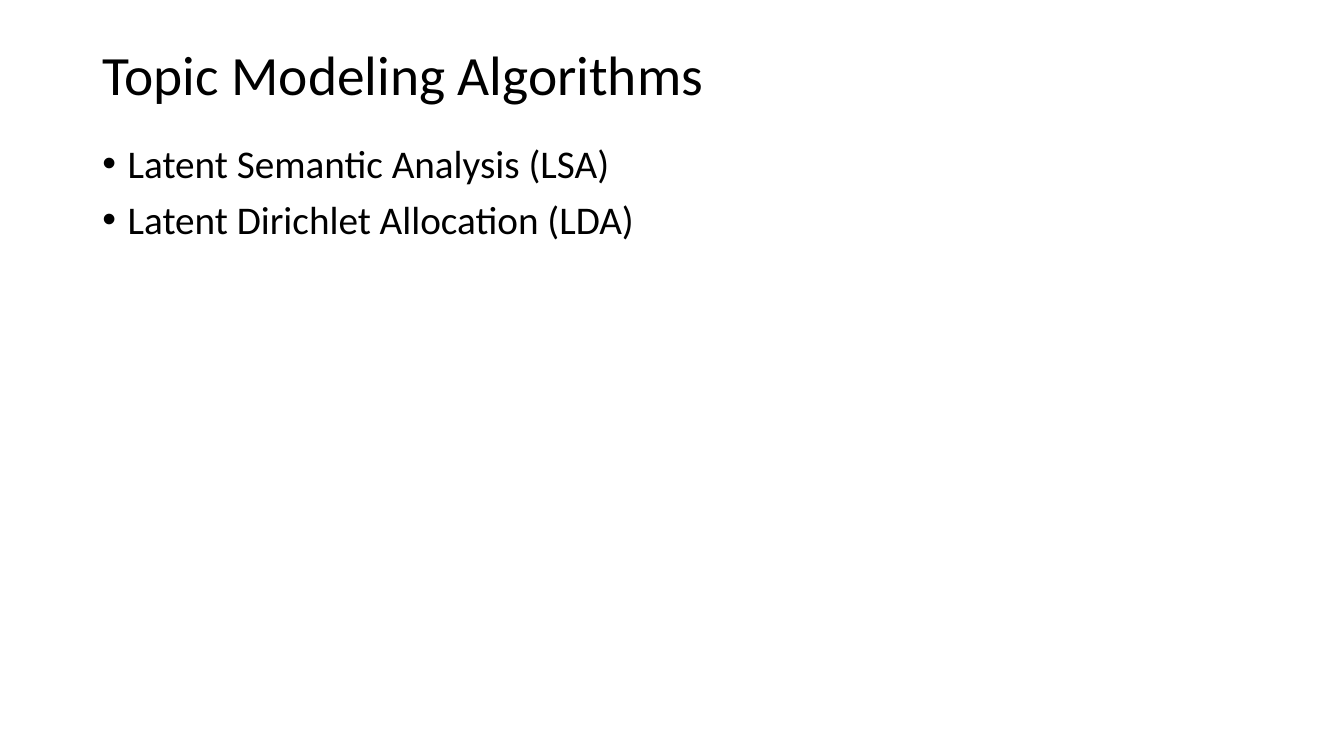
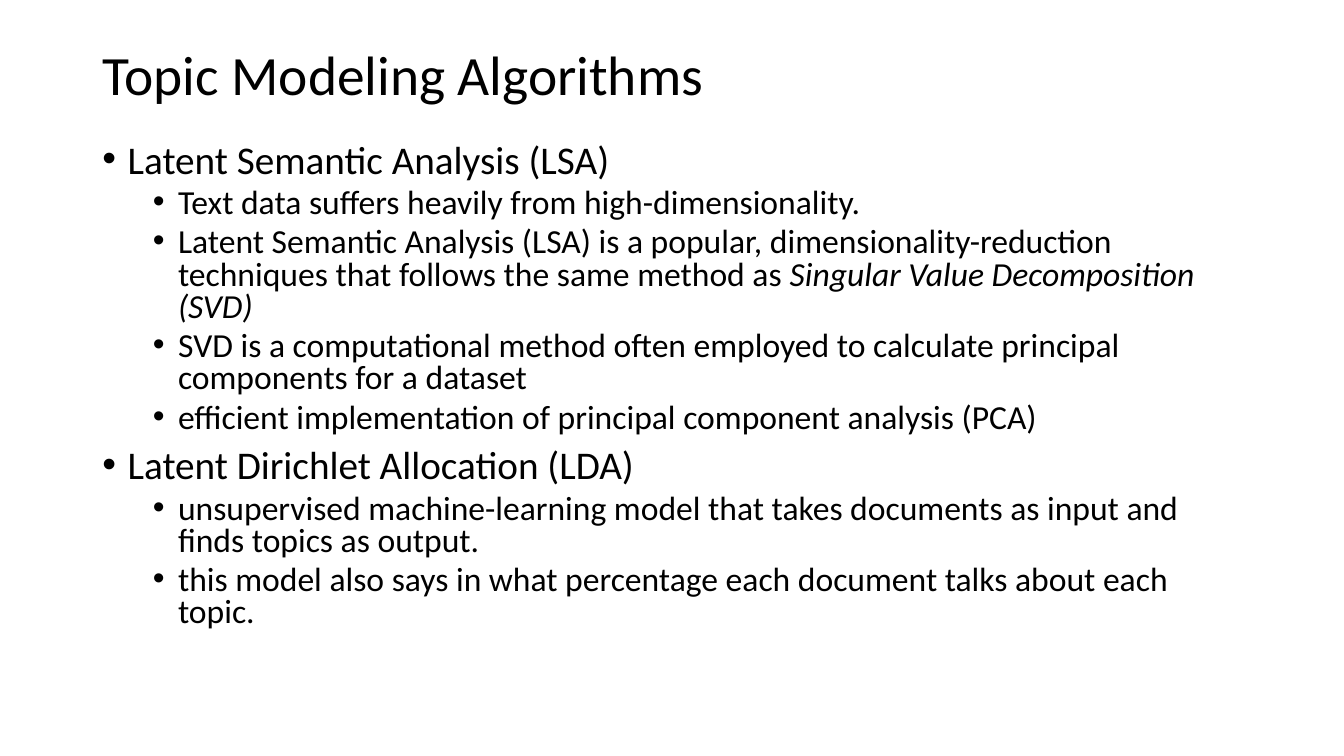
Before and after one commit to antongeorgescu/machine-learning-documentation, a slide deck: slide 20 of Natural Language Processing - Presentation.pptx (slide 16 before the commit). Drawn at 1344x756 pixels with LibreOffice and Linux fonts; fonts in the diff are those of the drawing. Boxes give left, top, right and bottom in pixels: in the first picture for what was removed or moved away, otherwise in the second. Text is boxed around its words. In the diff, an @@ line names an element or a change of style, - is before the commit and + after.

```diff
--- a/Natural Language Processing - Presentation.pptx
+++ b/Natural Language Processing - Presentation.pptx
@@ text at (128, 145, 633, 485): line spacing 0.9 to 0.8 @@
@@ text at (178, 190, 1195, 435): paragraphs added @@
+  • Text data suffers heavily from high-dimensionality.
+  • Latent Semantic Analysis (LSA) is a popular, dimensionality-reduction techniques that follows the same method as Singular Value Decomposition (SVD)
+  • SVD is a computational method often employed to calculate principal components for a dataset
+  • efficient implementation of principal component analysis (PCA)
@@ text at (178, 496, 1178, 629): paragraphs added @@
+  • unsupervised machine-learning model that takes documents as input and finds topics as output.
+  • this model also says in what percentage each document talks about each topic.
```
Also in this commit, not shown: 11 other slides changed, 5 slides added, 1 slide removed.
